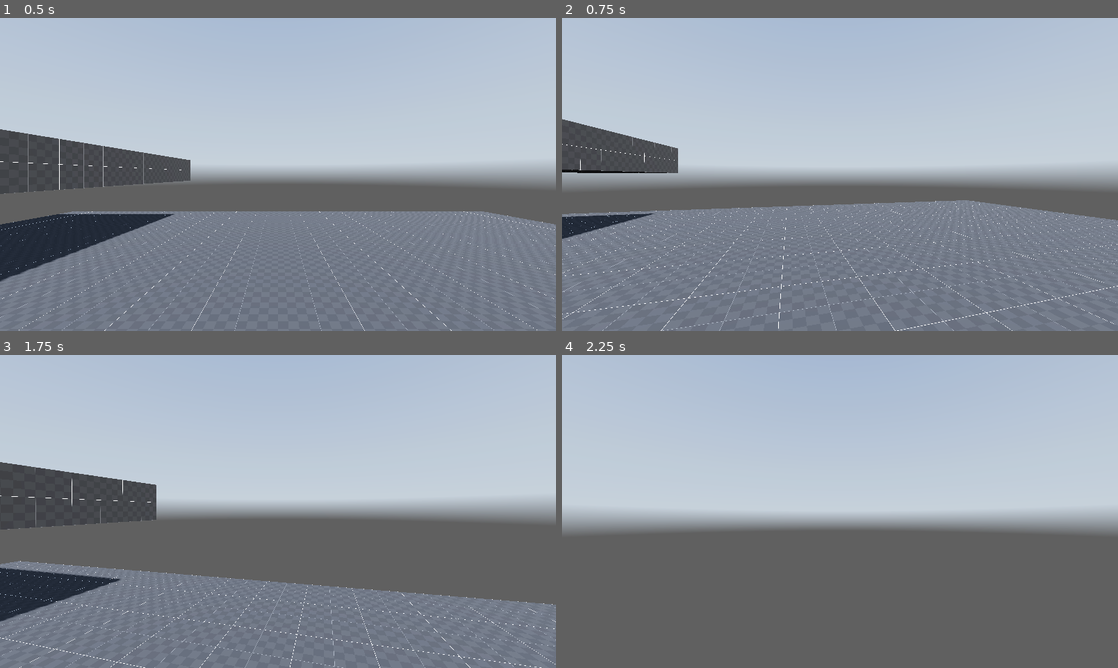
Above: before the commit, frames 1-4 (two rows, left to right).
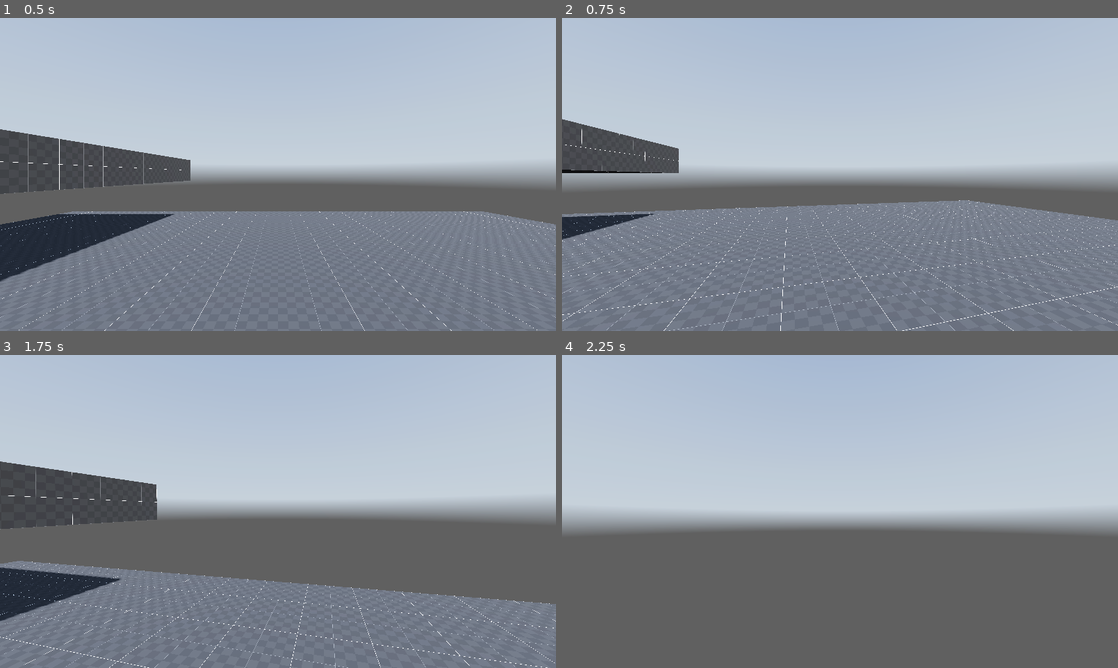
Above: after the commit, the same moments.

Repository: NoFoxTuGiv/first_person_contoller
Game: Godot game, scene res://scenes/main.tscn
Two runs of this game, one before a commit and one after it. Both use one fixed random seed, a clock stepped at 60 frames per second and the inputs below. A sky picture missing from this copy of the repository is replaced by a grey-blue gradient.
Inputs (mouse positions are in pixels of both pictures, inside the frame that each line leads up to):
- Up to frame 1 (0.5 s): no input
- Up to frame 2 (0.75 s): tap Enter at 0.5 s; move the mouse to (867, 174) at 0.52 s; hold W (forward) from 0.53 s (still down); hold Ctrl (crouch) from 0.53 s (still down)
- Up to frame 3 (1.75 s): keep holding W (forward); tap Space (jump) at 0.77, 1.07, 1.52 s; tap Alt (freelook) at 0.8, 1.35 s; move the mouse to (250, 511) at 1.27 s; release Ctrl (crouch) at 1.28 s; tap Shift (sprint) at 1.55 s
- Up to frame 4 (2.25 s): keep holding W (forward); tap Space (jump) at 1.82 s; move the mouse to (851, 505) at 2.02 s; hold Shift (sprint) from 2.03 s (still down)

Frame 1 is identical in both runs. In frame 2, 1.5% of the frame differs, in the area x 0-100%, y 33-100%; in frame 3, 1.3%; in frame 4, nothing differs.

Commit message:
Add Head Bob Add Slide Cancels Freelook Tilt to const

Diff:
--- a/scenes/main.tscn
+++ b/scenes/main.tscn
@@ -71,4 +71,6 @@
 
 [node name="Head" type="Node3D" parent="Player/Neck"]
 
-[node name="Camera3D" type="Camera3D" parent="Player/Neck/Head"]
+[node name="Eyes" type="Node3D" parent="Player/Neck/Head"]
+
+[node name="Camera3D" type="Camera3D" parent="Player/Neck/Head/Eyes"]
--- a/scripts/player.gd
+++ b/scripts/player.gd
@@ -1,12 +1,13 @@
 extends CharacterBody3D
 
 # Player nodes
+@onready var eyes: Node3D = $Neck/Head/Eyes
 @onready var head: Node3D = $Neck/Head
 @onready var neck: Node3D = $Neck
 @onready var standing_col_shape: CollisionShape3D = $standing_col_shape
 @onready var crouching_col_shape: CollisionShape3D = $crouching_col_shape
 @onready var ray_cast_3d: RayCast3D = $RayCast3D
-@onready var camera: Camera3D = $Neck/Head/Camera3D
+@onready var camera: Camera3D = $Neck/Head/Eyes/Camera3D
 
 # Speed Vars
 @export var walk_speed = 5.0
@@ -34,9 +35,22 @@
 # Movement Vars
 @export var jump_vel = 4.5
 @export var freelook_enabled = true
-@export var freelook_tilt = -6
+const FREELOOK_TILT = -6
 const lerp_speed = 10.0
 var crouching_depth = -0.5
+
+# Headbob Vars
+@export var bob_enabled = true
+const SPRINT_BOB_SPEED = 22.0
+const WALK_BOB_SPEED = 14.0
+const CROUCH_BOB_SPEED = 10.0
+const CROUCH_BOB_INTENSITY = 0.05
+const SPRINT_BOB_INTENSITY = 0.2
+const WALK_BOB_INTENSITY = 0.1
+
+var bob_vector = Vector2.ZERO
+var bob_index = 0.0
+var current_bob = 0.0
 
 # Functions
 func _ready() -> void:
@@ -64,6 +78,7 @@
 	# Handle jump.
 	if Input.is_action_just_pressed("jump") and is_on_floor():
 		velocity.y = jump_vel
+		sliding = false
 
 	# Handle movement states.
 	if Input.is_action_pressed("crouch") and is_on_floor():
@@ -78,7 +93,7 @@
 			slide_timer = slide_timer_max
 			slide_vector = input_dir
 			freelooking = true
-			print('Begin slide.')
+			# print('Begin slide.')
 
 		walking = false
 		sprinting = false
@@ -106,7 +121,7 @@
 	if  freelook_enabled:
 		if Input.is_action_pressed("freelook") or sliding:
 			freelooking = true
-			camera.rotation.z = deg_to_rad(neck.rotation.y * freelook_tilt)
+			camera.rotation.z = deg_to_rad(neck.rotation.y * FREELOOK_TILT)
 		else:
 			freelooking = false
 			neck.rotation.y = lerp(neck.rotation.y, 0.0, lerp_speed * delta)
@@ -115,11 +130,37 @@
 	# Handle slide
 	if sliding:
 		slide_timer -= delta
-		print(slide_timer)
+		# print(slide_timer)
 		if slide_timer < 0:
 			sliding = false
 			freelooking = false
-			print('End Slide')
+			# print('End Slide')
+		elif Input.is_action_just_released("crouch"):
+			sliding = false
+			freelooking = false
+
+	# Handle Headbob
+	match true:
+		sprinting:
+			current_bob = SPRINT_BOB_INTENSITY
+			bob_index += delta * SPRINT_BOB_SPEED
+		walking:
+			current_bob = WALK_BOB_INTENSITY
+			bob_index += delta * WALK_BOB_SPEED
+		crouching:
+			current_bob = CROUCH_BOB_INTENSITY
+			bob_index += delta * CROUCH_BOB_SPEED
+		_:
+			current_bob = 0.0
+
+	if is_on_floor() and !sliding and input_dir != Vector2.ZERO:
+		bob_vector.y = sin(bob_index)
+		bob_vector.x = sin(bob_index/2) * 0.5
+		eyes.position.y = lerp(eyes.position.y, bob_vector.y * (current_bob / 2), delta * lerp_speed)
+		eyes.position.x = lerp(eyes.position.x, bob_vector.x * current_bob, delta * lerp_speed)
+	else:
+		eyes.position.y = lerp(eyes.position.y, 0.0, delta * lerp_speed)
+		eyes.position.x = lerp(eyes.position.x, 0.0, delta * lerp_speed)
 
 	# Get the input direction and handle the movement/deceleration.
 	# As good practice, you should replace UI actions with custom gameplay actions.
